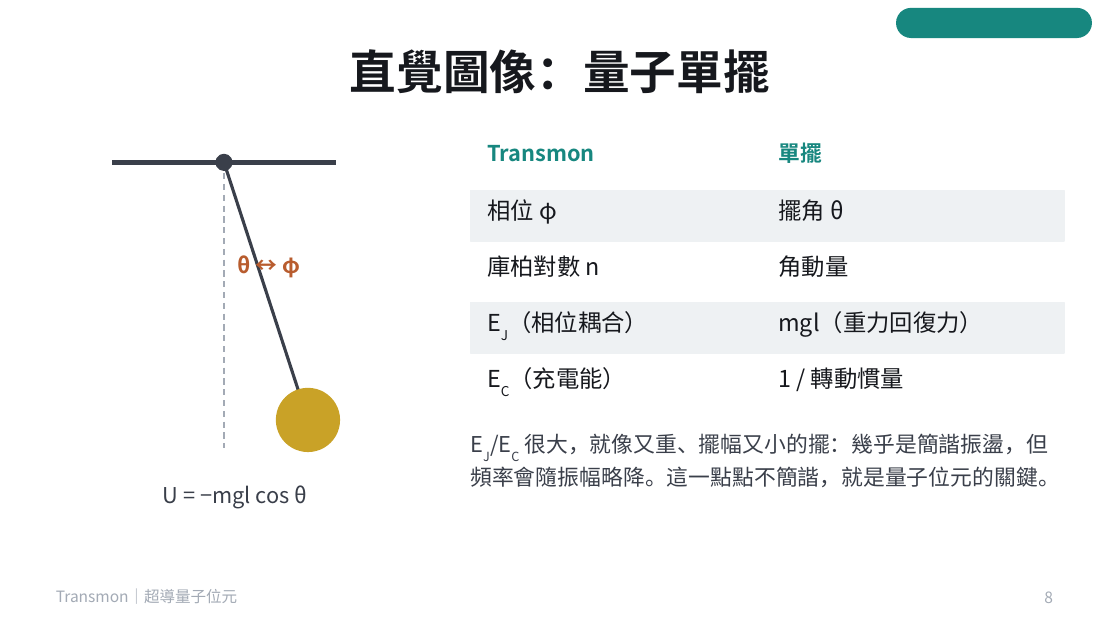
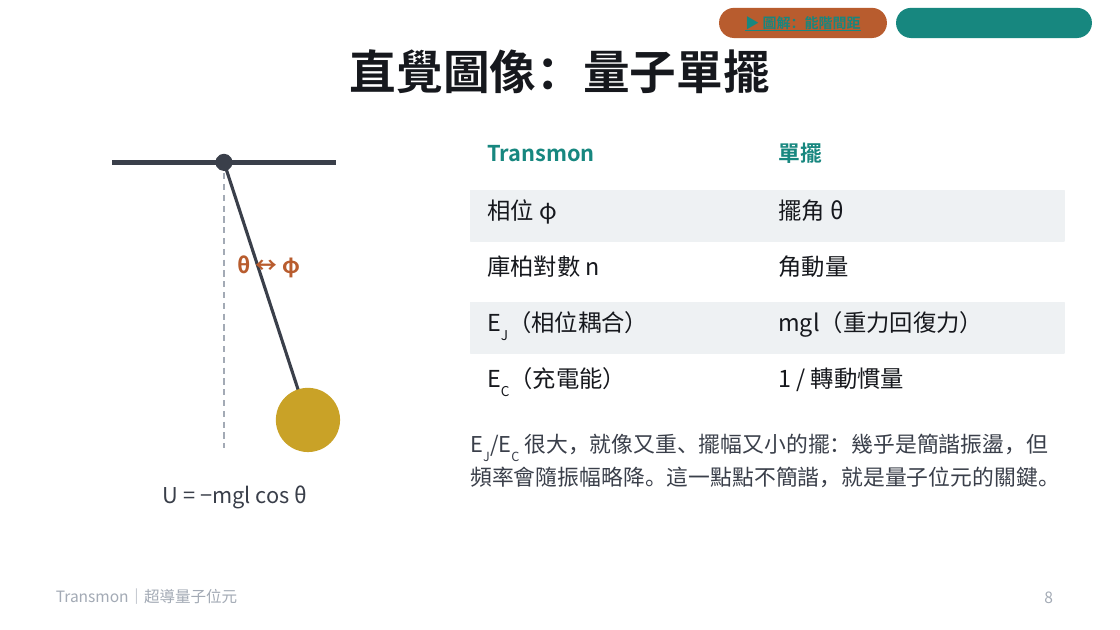
Before and after one commit to pcpcchen-coder/QuantumComputing, a slide deck: slide 8 of slides/transmon.pptx. Drawn at 1120x630 pixels with LibreOffice and Linux fonts; fonts in the diff are those of the drawing. Boxes give left, top, right and bottom in pixels: in the first picture for what was removed or moved away, otherwise in the second. Text is boxed around its words. In the diff, an @@ line names an element or a change of style, - is before the commit and + after.

```diff
--- a/slides/transmon.pptx
+++ b/slides/transmon.pptx
@@ rounded rectangle added at (719, 8, 887, 38), fill #B85C2E, 9 pt, text #17877F, bold, underline @@
+▶ 圖解：能階間距
```
Also in this commit, not shown: 8 other slides changed, 5 other files.
